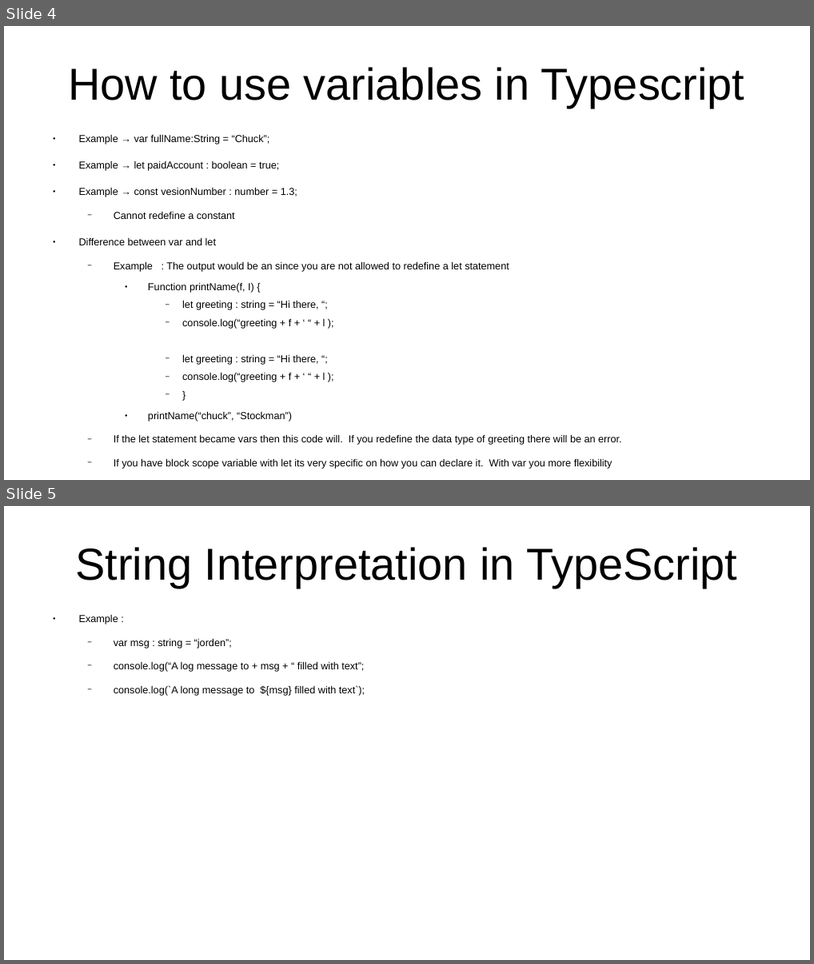
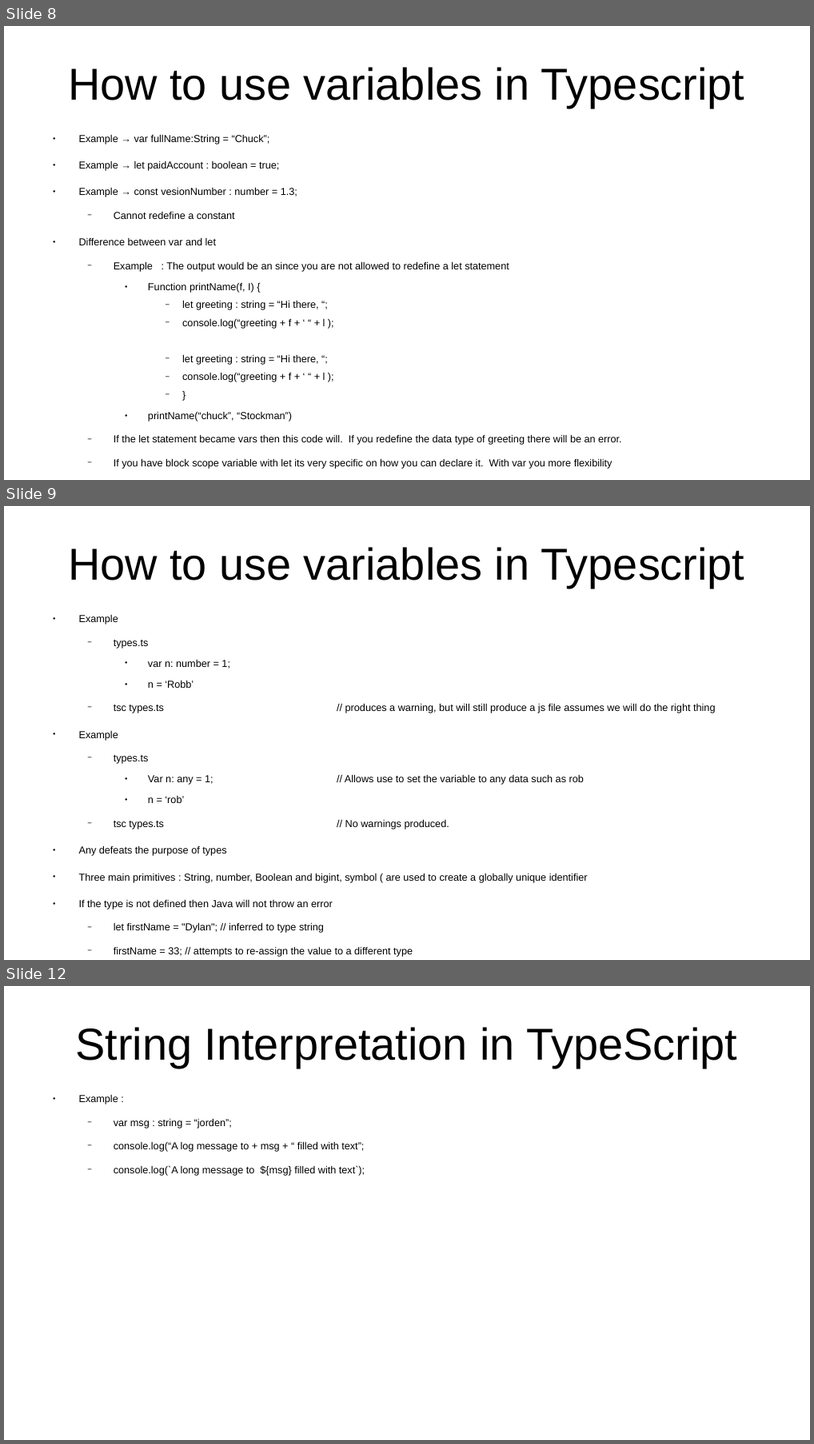
Before and after one commit to CharlesStockman/notesFromCourses, a slide deck: javascript/typescript/Introduction to Typescript Development.odp. Shown one above the other, each under a label of ours: slides 4 and 5 before the commit, slides 8, 9 and 12 after it; the slides between them are not shown. The pictures are 814x964 and 814x1444 pixels, drawn with LibreOffice and Linux fonts; fonts in the diff are those of the drawing. Boxes give left, top, right and bottom in pixels: in the first picture for what was removed or moved away, otherwise in the second. Text is boxed around its words. In the diff, an @@ line names an element or a change of style, - is before the commit and + after.

```diff
--- a/javascript/typescript/Introduction to Typescript Development.odp
+++ b/javascript/typescript/Introduction to Typescript Development.odp
@@ slide 9 added at bbox=[4, 506, 810, 960], background #FFFFFF @@
@@ title added at bbox=[68, 547, 746, 588], 44 pt, text #000000 @@
+How to use variables in Typescript
@@ text added at bbox=[79, 615, 715, 956], 10 pt, text #000000 @@
+● Example
+  − types.ts
+    ● var n: number = 1;
+    ● n = ‘Robb’
+  − tsc types.ts // produces a warning, but will still produce a js file assumes we will do the right thing
+● Example
+  − types.ts
+    ● Var n: any = 1; // Allows use to set the variable to any data such as rob
+    ● n = ‘rob’
+  − tsc types.ts // No warnings produced.
+● Any defeats the purpose of types
+● Three main primitives : String, number, Boolean and bigint, symbol ( are used to create a globally unique identifier
+● If the type is not defined then Java will not throw an error
+  − let firstName = "Dylan"; // inferred to type string
+  − firstName = 33; // attempts to re-assign the value to a different type
@@ what was slide 4 is now slide 8 @@
@@ what was slide 5 is now slide 12 @@
```
Also in this commit, not shown: 7 slides changed, 7 other slides added, 14 other files.
